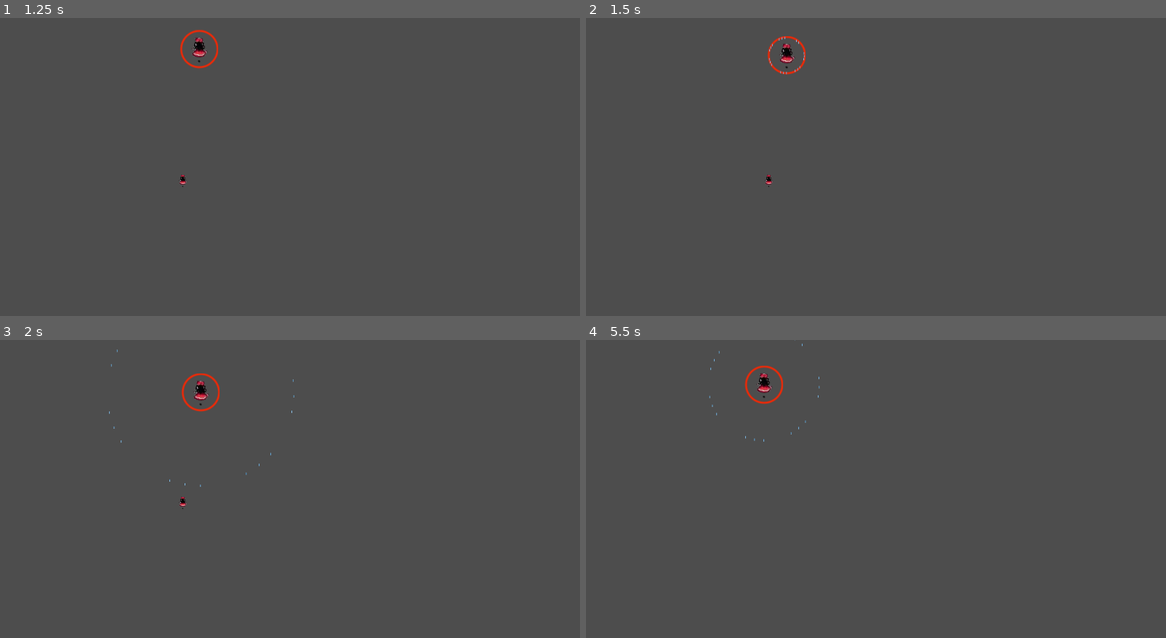
Above: before the commit, frames 1-4 (two rows, left to right).
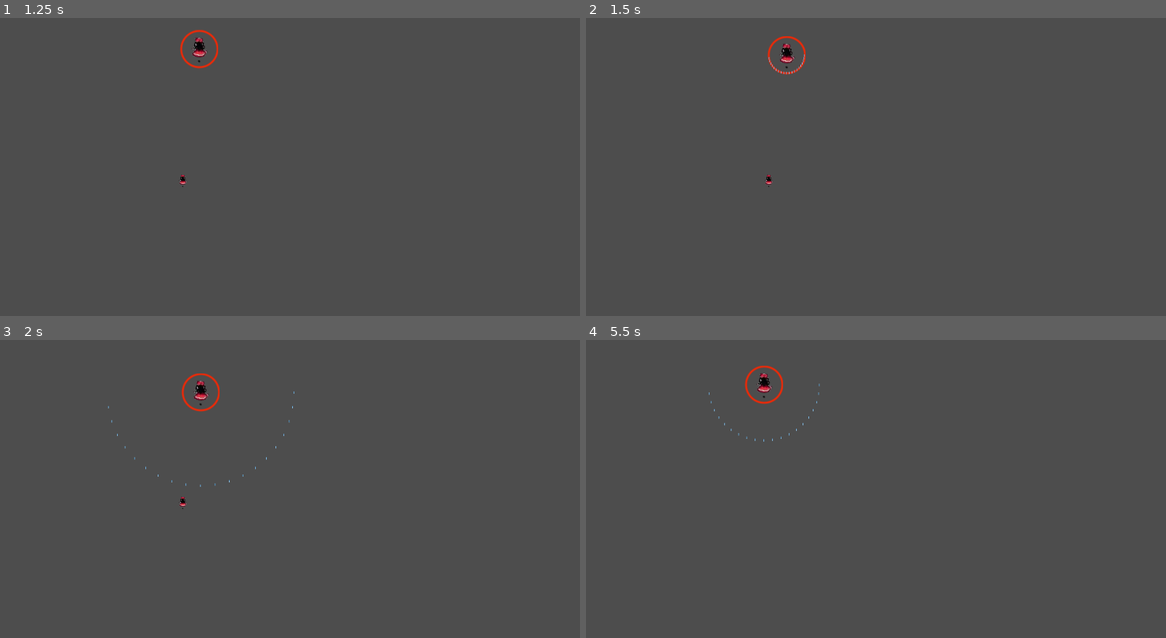
Above: after the commit, the same moments.

Repository: GraulierBrice/PhantasmagoriaShowdown
Game: Godot game, scene res://main_scene.tscn
The game is run twice, just before and just after one commit, with the same random seed, the same clock (stepped at 60 frames per second) and the same inputs.
Inputs:
- Up to frame 1 (1.25 s): tap Enter at 0.5 s; hold D (boss_right) from 0.53 s (still down); hold Shift (focus) from 0.53 s (still down)
- Up to frame 2 (1.5 s): release D (boss_right) at 1.28 s; release Shift (focus) at 1.28 s; hold S (boss_down) from 1.28 s (still down); tap 1 (pattern_1) at 1.35 s
- Up to frame 3 (2 s): keep holding S (boss_down)
- Up to frame 4 (5.5 s): release S (boss_down) at 2.03 s; hold D (boss_right) 2.03-2.78 s; tap 2 (pattern_2) at 2.1 s; hold W (boss_up) 2.78-3.53 s; tap 3 (pattern_3) at 2.85 s; hold Z (shoot) 3.53-4.28 s; hold A (boss_left) 3.53-5.03 s; tap Shift (focus) at 4.35 s; hold S (boss_down) from 5.03 s (still down); tap 1 (pattern_1) at 5.1 s

Frame 1 is identical in both runs. In frame 2, less than 0.1% of the frame differs, in the area x 31-38%, y 6-19%; in frame 3, less than 0.1%; in frame 4, less than 0.1%, in the area x 21-41%, y 0-34%.

Commit message:
Event for resetting preview
- More flexibility when needing to loop preview actions

Diff:
--- a/Scenes/Patterns/PatternArc.tscn
+++ b/Scenes/Patterns/PatternArc.tscn
@@ -6,6 +6,7 @@
 [node name="PatternArc" instance=ExtResource("1_j1xqb")]
 script = ExtResource("2_nw764")
 bullet_count = 20
-angle_range = 180.0
+angle_range = 3.141592653589793
 delay = 0.0
 turn = 1
+angle_offset = -1.5707963267948966
--- a/Scenes/Patterns/pattern.gd
+++ b/Scenes/Patterns/pattern.gd
@@ -3,13 +3,13 @@
 
 class_name Pattern
 
+signal preview_done
+
 ## Exported Variables
 @export var cooldown: float = 1.0:
 	set(new_cooldown):
 		cooldown = new_cooldown
-		timer.wait_time = cooldown
-		if Engine.is_editor_hint() and can_preview:
-			preview()
+		timer.wait_time = max(cooldown,0.1)
 @export var mana_cost: int = 1
 
 ## Variables
@@ -47,6 +47,7 @@
 
 ## Preview function to visualise the pattern when updating variables
 func preview():
+	preview_done.emit()
 	pass
 
 
@@ -55,7 +56,20 @@
 	if Engine.is_editor_hint():
 		if not timer.get_parent():
 			add_child(timer)
-			timer.start()
-			timer.timeout.connect(preview)
-		preview()
+		if timer.get_parent() != self:
+			timer.reparent(self)
+		_on_preview_done()
 	pass # Replace with function body.
+
+
+func _on_preview_done():
+	print(timer.wait_time)
+	timer.stop()
+	if not timer.get_parent():
+		add_child(timer)
+	if timer.get_parent() != self:
+		timer.reparent(self)
+	timer.start()
+	await timer.timeout
+	preview()
+	pass # Replace with function body.
--- a/Scenes/Patterns/pattern.tscn
+++ b/Scenes/Patterns/pattern.tscn
@@ -5,4 +5,5 @@
 [node name="Pattern" type="Node2D"]
 script = ExtResource("1_bo1xi")
 
+[connection signal="preview_done" from="." to="." method="_on_preview_done"]
 [connection signal="tree_entered" from="." to="." method="_on_tree_entered"]
--- a/Scenes/Patterns/pattern_arc.gd
+++ b/Scenes/Patterns/pattern_arc.gd
@@ -12,8 +12,7 @@
 @export_range(0, 360, 0.1, "radians_as_degrees") var angle_range: float = 180
 @export_range(0,5,0.01) var delay: float = 0.1
 @export var turn:Globals.ETurn = Globals.ETurn.CLOCKWISE
-@export_range(-180, 180, 0.1, "radians_as_degrees") var angle_offset: float = 0
-
+@export_range(-180, 180, 0.1, "radians_as_degrees") var angle_offset: float = -90
 
 
 func execute(pattern_owner):
@@ -39,9 +38,7 @@
 			bullet.owner =  get_tree().edited_scene_root
 			if delay > 0:
 				await get_tree().create_timer(delay).timeout
-
-		timer.stop()
-		timer.start()
+		preview_done.emit()
 	pass
 
 func give_bullet_direction(slice: int) -> Vector2:
--- a/Scenes/Patterns/pattern_bullet.gd
+++ b/Scenes/Patterns/pattern_bullet.gd
@@ -15,22 +15,20 @@
 
 
 func preview():
-	if get_tree():
-		if owner == get_tree().edited_scene_root:
+	if owner == get_tree().edited_scene_root:
 
-			##Remove all chilren
-			for b in get_children():
-				if b is Bullet:
-					remove_child(b)
-					b.queue_free()
+		##Remove all chilren
+		for b in get_children():
+			if b is Bullet:
+				remove_child(b)
+				b.queue_free()
+		## Create bullet
+		var bullet = spawn_bullet()
+		add_child(bullet)
+		bullet.owner = get_tree().edited_scene_root
+		preview_done.emit()
 
-			## Create bullet
-			var bullet = spawn_bullet()
-			add_child.call_deferred(bullet)
-			bullet.owner = get_tree().edited_scene_root
 
-			if timer.is_inside_tree():
-				timer.start()
 
 ##Creates a bullet to spawn
 func spawn_bullet(dir: Vector2 = Vector2.UP, pos:Vector2=global_position)->Bullet:
--- a/Scenes/Patterns/pattern_swing.gd
+++ b/Scenes/Patterns/pattern_swing.gd
@@ -1,6 +1,10 @@
 @tool
 extends PatternArc
 
+@export_range(1,10,1) var swings: int = 1
+
 func preview():
-	turn *= -1
-	super.preview()
+	for i in range(swings):
+		turn *= (-1 as Globals.ETurn)
+		angle_offset = fmod(angle_offset+PI,TAU)
+		super.preview()
Not shown: 1 places in Scenes/Patterns/PatternArc.tscn that only renumber resources
